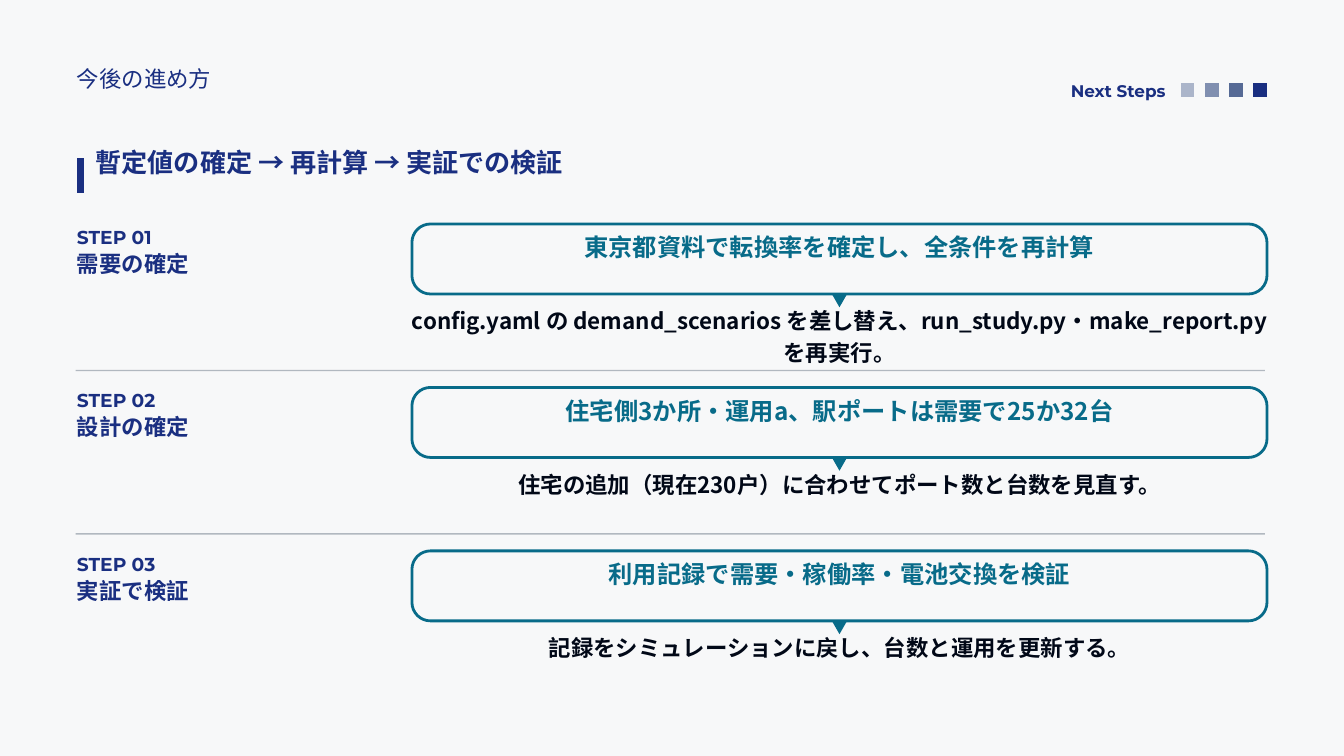
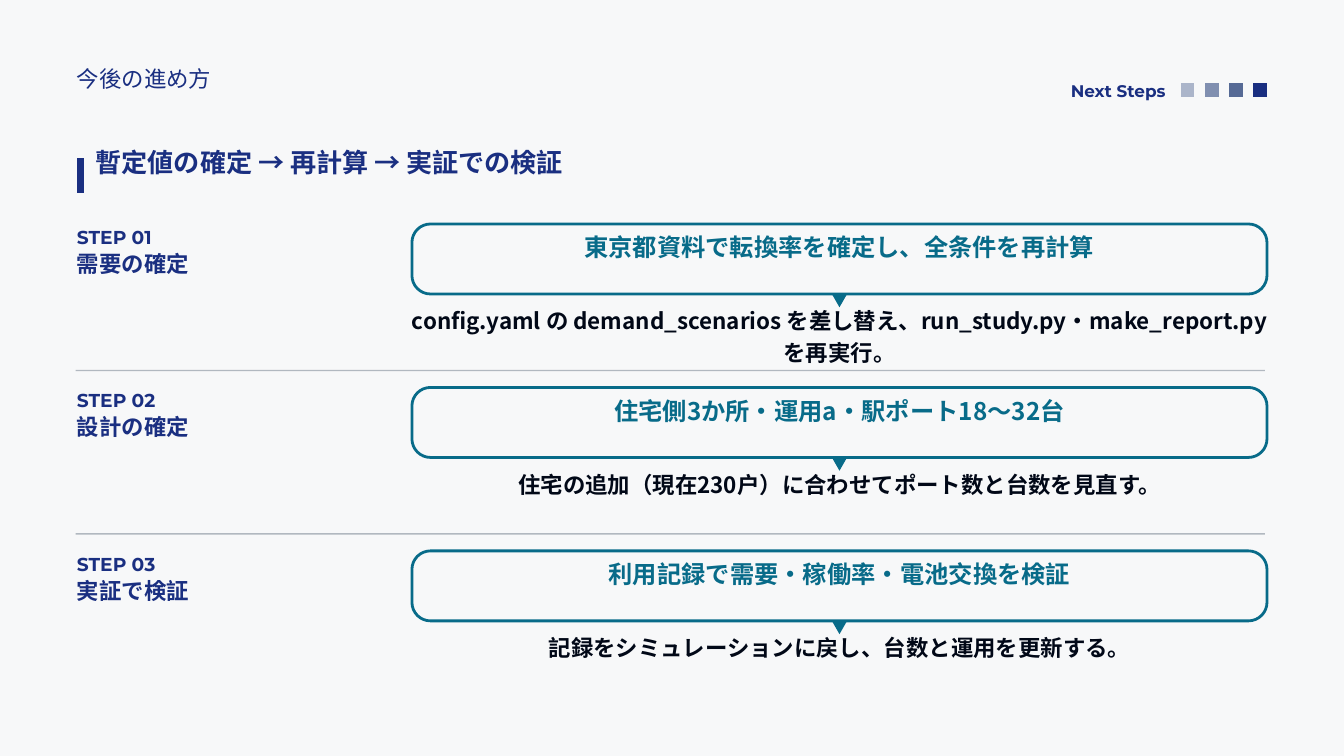
Before and after one commit to saigaeno-cmd/mikuri_sim, a slide deck: slide 18 of data/output/study/報告_モビリティシェア検討.pptx. Drawn at 1344x756 pixels with LibreOffice and Linux fonts; fonts in the diff are those of the drawing. Boxes give left, top, right and bottom in pixels: in the first picture for what was removed or moved away, otherwise in the second. Text is boxed around its words. In the diff, an @@ line names an element or a change of style, - is before the commit and + after.

```diff
--- a/data/output/study/報告_モビリティシェア検討.pptx
+++ b/data/output/study/報告_モビリティシェア検討.pptx
@@ text at bbox=[614, 399, 1065, 422]: text changed @@
-住宅側3か所・運用a、駅ポートは需要で25か32台
+住宅側3か所・運用a・駅ポート18〜32台
```
Also in this commit, not shown: 15 other slides changed, 6 other files.
